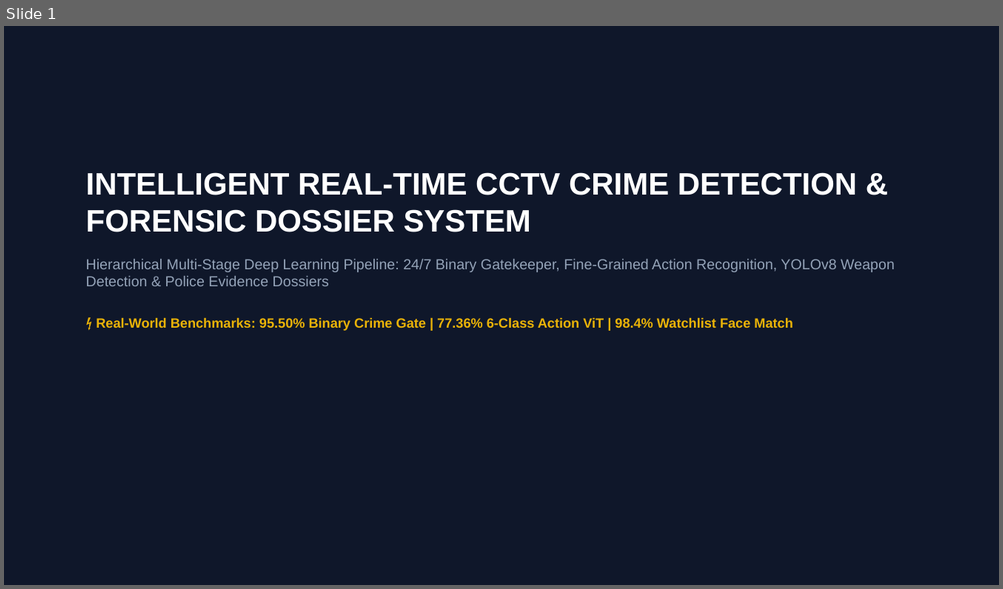
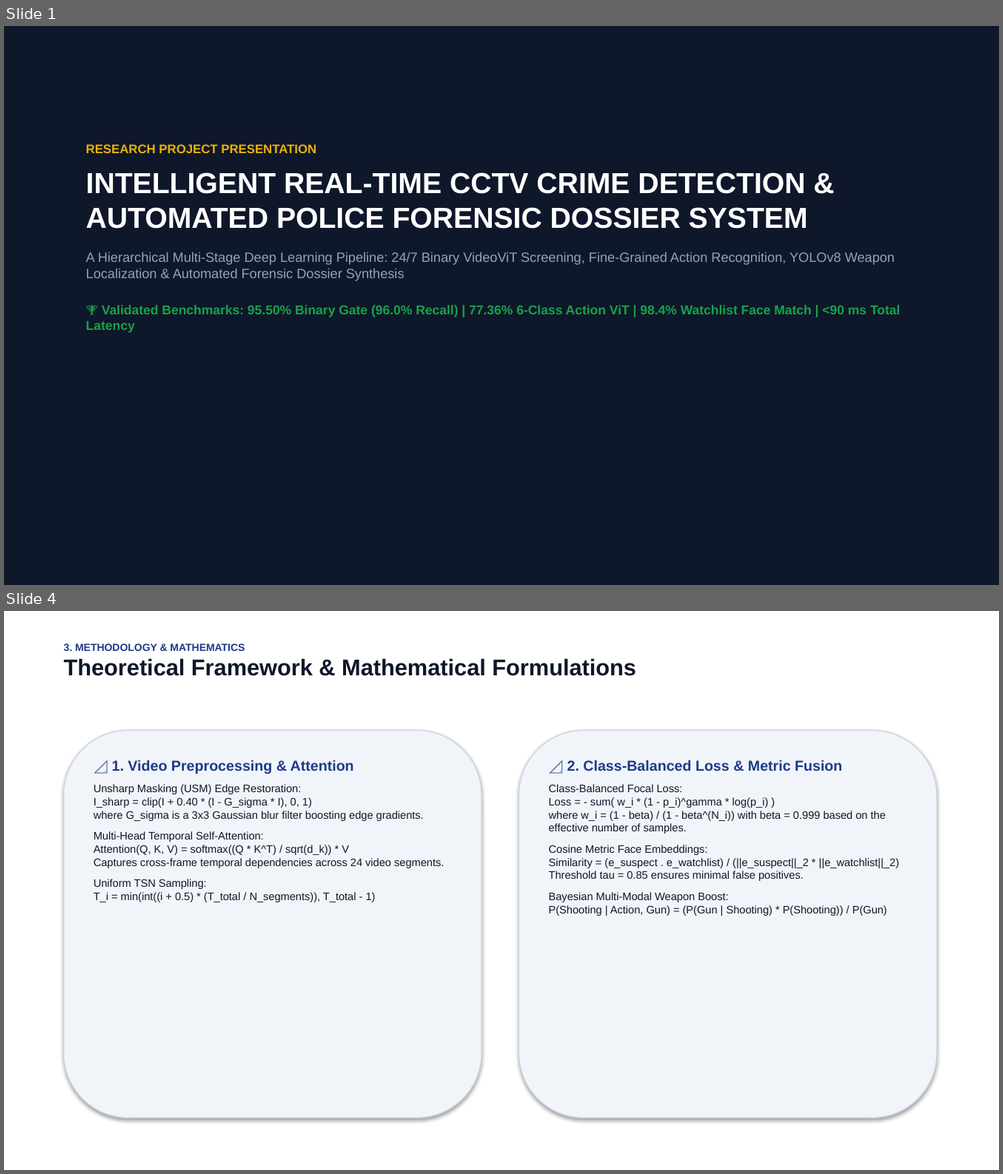
Before and after one commit to Visshu78/Realtime_Crime_detection, a slide deck: Crime_Detection_CCTV_Presentation.pptx. Shown one above the other, each under a label of ours: slide 1 before the commit, slides 1 and 4 after it; the slides between them are not shown. The pictures are 1003x589 and 1003x1174 pixels, drawn with LibreOffice and Linux fonts; fonts in the diff are those of the drawing. Boxes give left, top, right and bottom in pixels: in the first picture for what was removed or moved away, otherwise in the second. Text is boxed around its words. In the diff, an @@ line names an element or a change of style, - is before the commit and + after.

Commit message:
Update research presentation deck to comprehensive 14-slide faculty review format

```diff
--- a/Crime_Detection_CCTV_Presentation.pptx
+++ b/Crime_Detection_CCTV_Presentation.pptx
@@ slide 4 added at [4, 611, 999, 1170], background #FFFFFF @@
@@ text added at [64, 644, 636, 676], 22 pt, text #0F172A, bold @@
+3. METHODOLOGY & MATHEMATICS
+Theoretical Framework & Mathematical Formulations
@@ rounded rectangle added at [64, 730, 481, 1119], fill #F1F5F9, outline #CBD5E1 1 pt @@
@@ rounded rectangle added at [519, 730, 936, 1119], fill #F1F5F9, outline #CBD5E1 1 pt @@
@@ text added at [94, 760, 444, 903], 10.5 pt, text #0F172A @@
+📐 1. Video Preprocessing & Attention
+Unsharp Masking (USM) Edge Restoration:
+I_sharp = clip(I + 0.40 * (I - G_sigma * I), 0, 1)
+where G_sigma is a 3x3 Gaussian blur filter boosting edge gradients.
+Multi-Head Temporal Self-Attention:
+Attention(Q, K, V) = softmax((Q * K^T) / sqrt(d_k)) * V
+Captures cross-frame temporal dependencies across 24 video segments.
+Uniform TSN Sampling:
+T_i = min(int((i + 0.5) * (T_total / N_segments)), T_total - 1)
@@ text added at [549, 760, 899, 916], 10.5 pt, text #0F172A @@
+📐 2. Class-Balanced Loss & Metric Fusion
+Class-Balanced Focal Loss:
+Loss = - sum( w_i * (1 - p_i)^gamma * log(p_i) )
+where w_i = (1 - beta) / (1 - beta^(N_i)) with beta = 0.999 based on the effective number of samples.
+Cosine Metric Face Embeddings:
+Similarity = (e_suspect . e_watchlist) / (||e_suspect||_2 * ||e_watchlist||_2)
+Threshold tau = 0.85 ensures minimal false positives.
+Bayesian Multi-Modal Weapon Boost:
+P(Shooting | Action, Gun) = (P(Gun | Shooting) * P(Shooting)) / P(Gun)
@@ slide 1 changed as well @@
@@ text at [86, 144, 899, 333]: text changed; size 14 to 13 pt @@
-INTELLIGENT REAL-TIME CCTV CRIME DETECTION & FORENSIC DOSSIER SYSTEM
-Hierarchical Multi-Stage Deep Learning Pipeline: 24/7 Binary Gatekeeper, Fine-Grained Action Recognition, YOLOv8 Weapon Detection & Police Evidence Dossiers
-⚡ Real-World Benchmarks: 95.50% Binary Crime Gate | 77.36% 6-Class Action ViT | 98.4% Watchlist Face Match
+RESEARCH PROJECT PRESENTATION
+INTELLIGENT REAL-TIME CCTV CRIME DETECTION & AUTOMATED POLICE FORENSIC DOSSIER SYSTEM
+A Hierarchical Multi-Stage Deep Learning Pipeline: 24/7 Binary VideoViT Screening, Fine-Grained Action Recognition, YOLOv8 Weapon Localization & Automated Forensic Dossier Synthesis
+🏆 Validated Benchmarks: 95.50% Binary Gate (96.0% Recall) | 77.36% 6-Class Action ViT | 98.4% Watchlist Face Match | <90 ms Total Latency
```
Also in this commit, not shown: 10 other slides changed, 2 other slides added, 1 slide removed, 1 other file.
